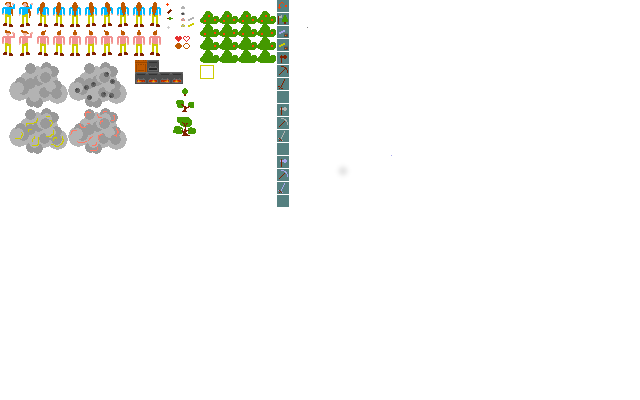
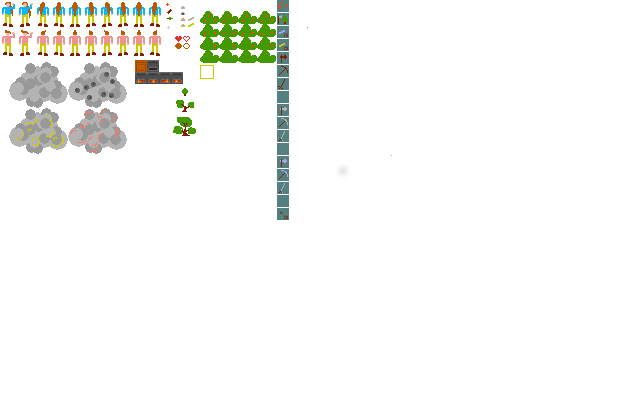
Two versions of the same layered image (640x400). Layer-by-layer changes:
painted on "Hintergrund" over [277, 208, 289, 220]
